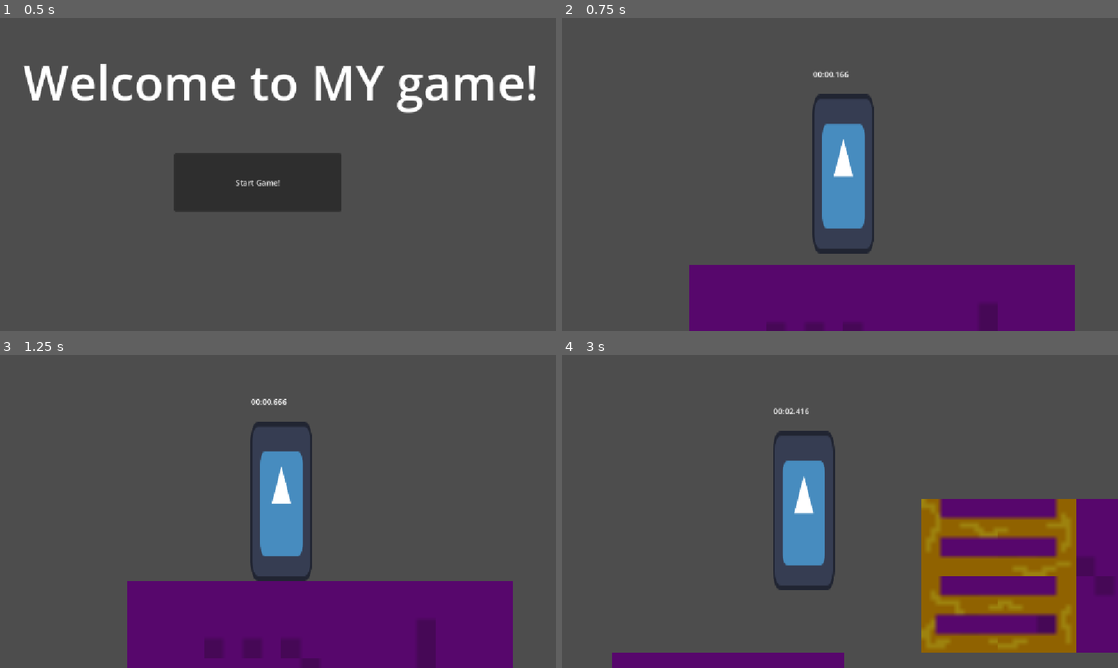
Above: before the commit, frames 1-4 (two rows, left to right).
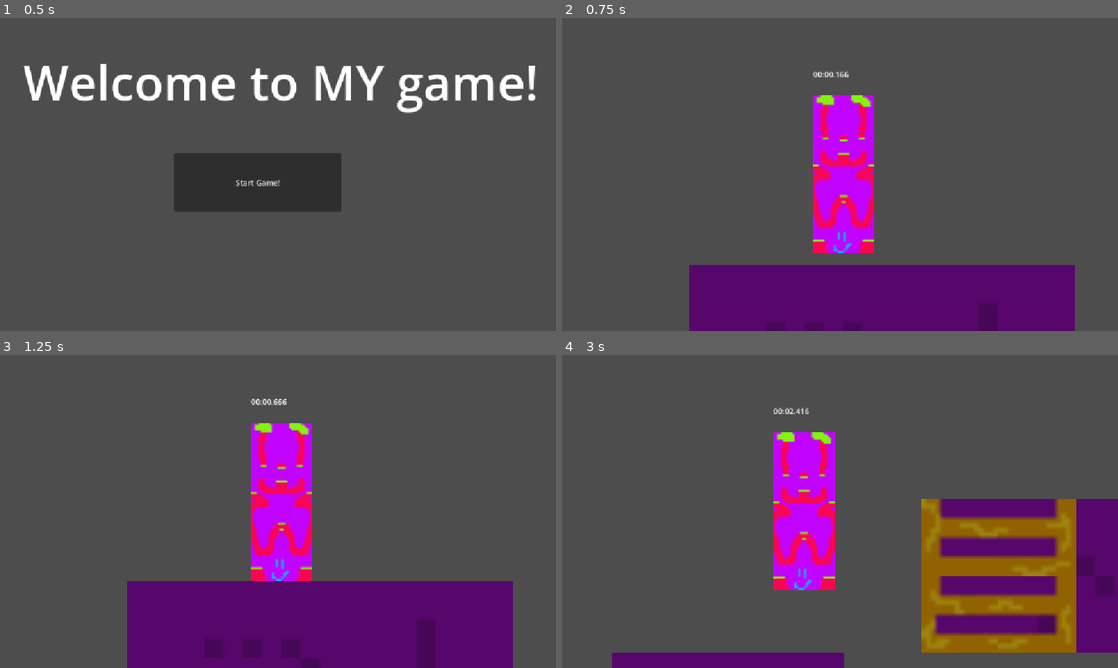
Above: after the commit, the same moments.

Repository: hippogriff101/jas-gam
Game: Godot game, scene res://scenes/titles.tscn
The game is run twice, just before and just after one commit, with the same random seed, the same clock (stepped at 60 frames per second) and the same inputs. The engine's default icon, where the game draws it, is replaced by a stand-in: a white triangle on a blue panel in a dark square.
Inputs:
- Up to frame 1 (0.5 s): no input
- Up to frame 2 (0.75 s): click "Start Game!" at 0.5 s
- Up to frame 3 (1.25 s): no input
- Up to frame 4 (3 s): hold D (right) 1.28-2.78 s; tap Space (jump) at 1.52, 2.27 s; hold A (left) from 2.78 s (still down)

Frame 1 is identical in both runs. In frame 2, 5.7% of the frame differs, in the area x 45-57%, y 24-76%; in frame 3, 5.6%; in frame 4, 5.7%.

Commit message:
whoops forgot new player sprite

Diff:
--- a/scenes/main.tscn
+++ b/scenes/main.tscn
@@ -1,10 +1,10 @@
 [gd_scene format=4 uid="uid://bgsk7ay05qerb"]
 
 [ext_resource type="Script" uid="uid://nxfb4h55y3ev" path="res://scripts/player.gd" id="1_1bvp3"]
-[ext_resource type="Texture2D" uid="uid://d0tdhoikylt4a" path="res://icon.svg" id="1_h2yge"]
 [ext_resource type="Script" uid="uid://ckgbbufvqejp8" path="res://scripts/stopwatch.gd" id="1_o6xl0"]
 [ext_resource type="Texture2D" uid="uid://cgwjvkitv7y0q" path="res://assets/ladder.png" id="3_1bvp3"]
 [ext_resource type="Texture2D" uid="uid://cesaf1coart6o" path="res://assets/better-custom-flooe.png" id="3_h2yge"]
+[ext_resource type="Texture2D" uid="uid://cp8mvd7q1ckly" path="res://scenes/the-sprite.png" id="3_tipki"]
 [ext_resource type="Script" uid="uid://ditq5ho43u4gv" path="res://scripts/ladder.gd" id="4_ladder"]
 [ext_resource type="Script" uid="uid://b3eu4x3sm3rwy" path="res://scripts/death_zone.gd" id="6_7mycd"]
 [ext_resource type="Script" uid="uid://d2jl5pdvufox5" path="res://scripts/finish.gd" id="8_tipki"]
@@ -579,9 +579,9 @@
 script = ExtResource("1_1bvp3")
 
 [node name="Sprite2D" type="Sprite2D" parent="Player" unique_id=1524337904]
-position = Vector2(0, 101)
-scale = Vector2(1, 2.578125)
-texture = ExtResource("1_h2yge")
+position = Vector2(0.5, 101.5)
+scale = Vector2(3.9687498, 3.9878051)
+texture = ExtResource("3_tipki")
 
 [node name="CollisionShape2D" type="CollisionShape2D" parent="Player" unique_id=294250462]
 position = Vector2(-0.5, 101)
Binary file added: assets/the-sprite.png
Not shown, added: assets/the-sprite.png.import
Binary file added: scenes/the-sprite.png
Not shown, added: scenes/the-sprite.png.import
